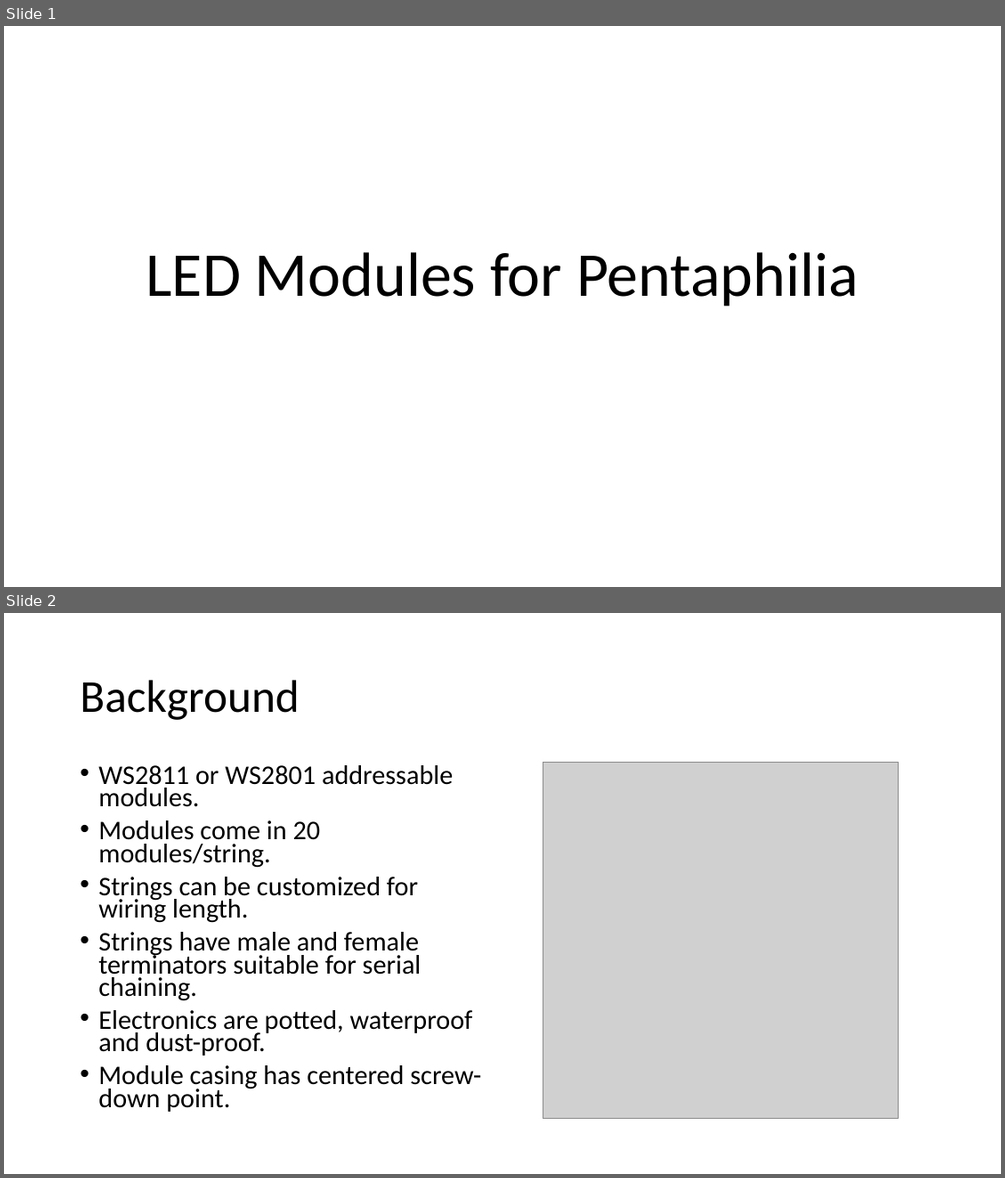
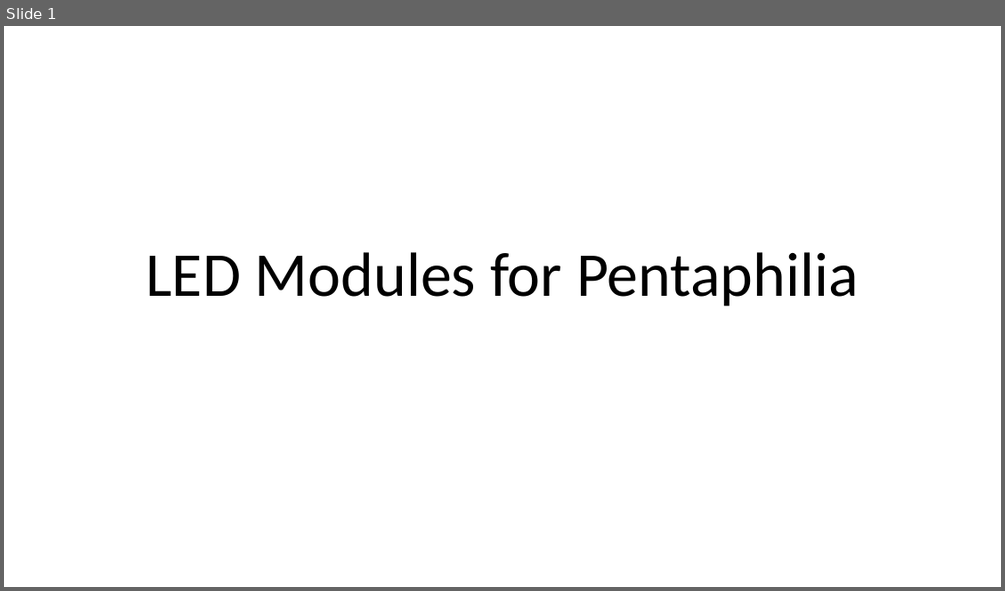
Before and after one commit to the-magister/pentaphilia, a slide deck: LED Modules for Pentaphilia.pptx. Shown one above the other, each under a label of ours: slides 1 and 2 before the commit, slide 1 after it. The pictures are 1005x1178 and 1005x591 pixels, drawn with LibreOffice and Linux fonts; fonts in the diff are those of the drawing; grey boxes stand for pictures. Boxes give left, top, right and bottom in pixels: in the first picture for what was removed or moved away, otherwise in the second. Text is boxed around its words. In the diff, an @@ line names an element or a change of style, - is before the commit and + after.

```diff
--- a/LED Modules for Pentaphilia.pptx
+++ b/LED Modules for Pentaphilia.pptx
@@ slide 2 removed at <box>4,613,1001,1174</box>, background #FFFFFF @@
@@ title removed at <box>80,680,299,720</box> @@
-Background
@@ text removed at <box>98,765,481,1111</box> @@
-• WS2811 or WS2801 addressable modules.
-• Modules come in 20 modules/string.
-• Strings can be customized for wiring length.
-• Strings have male and female terminators suitable for serial chaining.
-• Electronics are potted, waterproof and dust-proof.
-• Module casing has centered screw-down point.
@@ picture removed at <box>542,763,898,1119</box> @@
```
Also in this commit, not shown: 5 slides added, 6 other slides removed, 3 other files.
